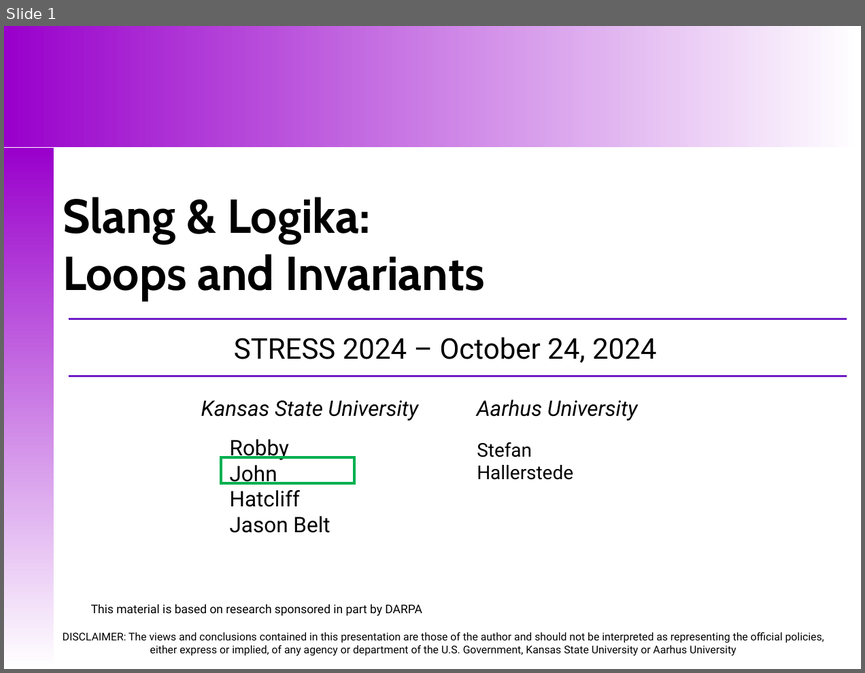
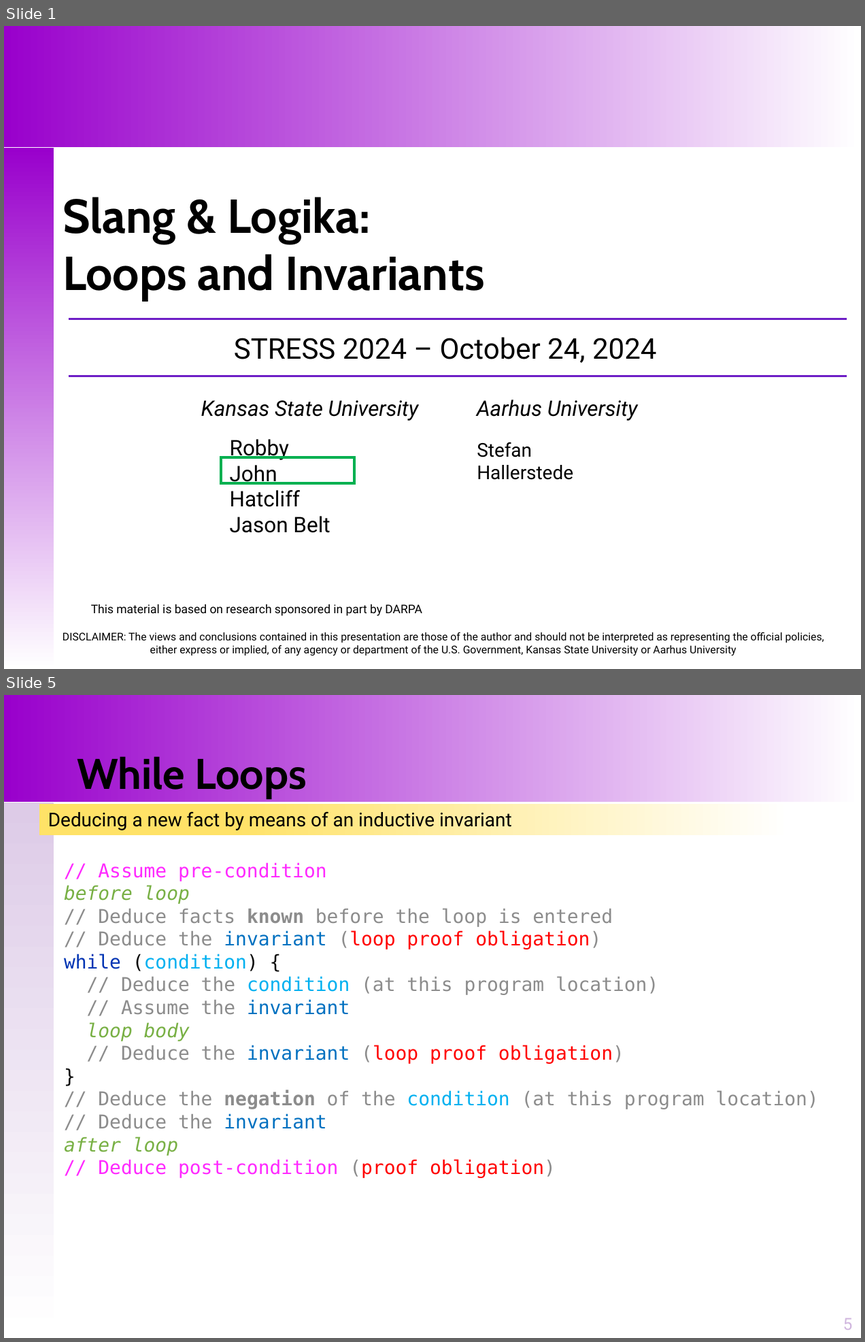
Before and after one commit to santoslab/stress24, a slide deck: slides/M-02-01-Loops-Invariants.pptx. Shown one above the other, each under a label of ours: slide 1 before the commit, slides 1 and 5 after it; the slides between them are not shown. The pictures are 865x673 and 865x1342 pixels, drawn with LibreOffice and Linux fonts; fonts in the diff are those of the drawing. Boxes give left, top, right and bottom in pixels: in the first picture for what was removed or moved away, otherwise in the second. Text is boxed around its words. In the diff, an @@ line names an element or a change of style, - is before the commit and + after.

```diff
--- a/slides/M-02-01-Loops-Invariants.pptx
+++ b/slides/M-02-01-Loops-Invariants.pptx
@@ slide 5 added at <box>4,695,861,1338</box>, background #FFFFFF @@
@@ rectangle added at <box>4,695,861,802</box>, fill gradient #9900CC to #FFFFFF @@
@@ title added at <box>77,756,307,799</box>, 36 pt, text #000000, bold @@
+While Loops
@@ rectangle added at <box>5,802,54,1337</box>, fill gradient #DDCBE7 to #FFFFFF @@
@@ rectangle added at <box>40,804,791,836</box>, fill gradient #FFFFFF to #FFE267, 16 pt, text #000000 @@
+Deducing a new fact by means of an inductive invariant
@@ text added at <box>64,862,818,1178</box>, 16 pt, text #8C8C8C @@
+// Assume pre-condition
+before loop
+// Deduce facts known before the loop is entered
+// Deduce the invariant (loop proof obligation)
+while (condition) {
+// Deduce the condition (at this program location)
+// Assume the invariant
+loop body
+// Deduce the invariant (loop proof obligation)
+}
+// Deduce the negation of the condition (at this program location)
+// Deduce the invariant
+after loop
+// Deduce post-condition (proof obligation)
@@ page number added at <box>843,1318,853,1329</box>, 14 pt, text #D0B6DE @@
+5
```
Also in this commit, not shown: 1 slide changed, 7 other slides added, 11 other files.
